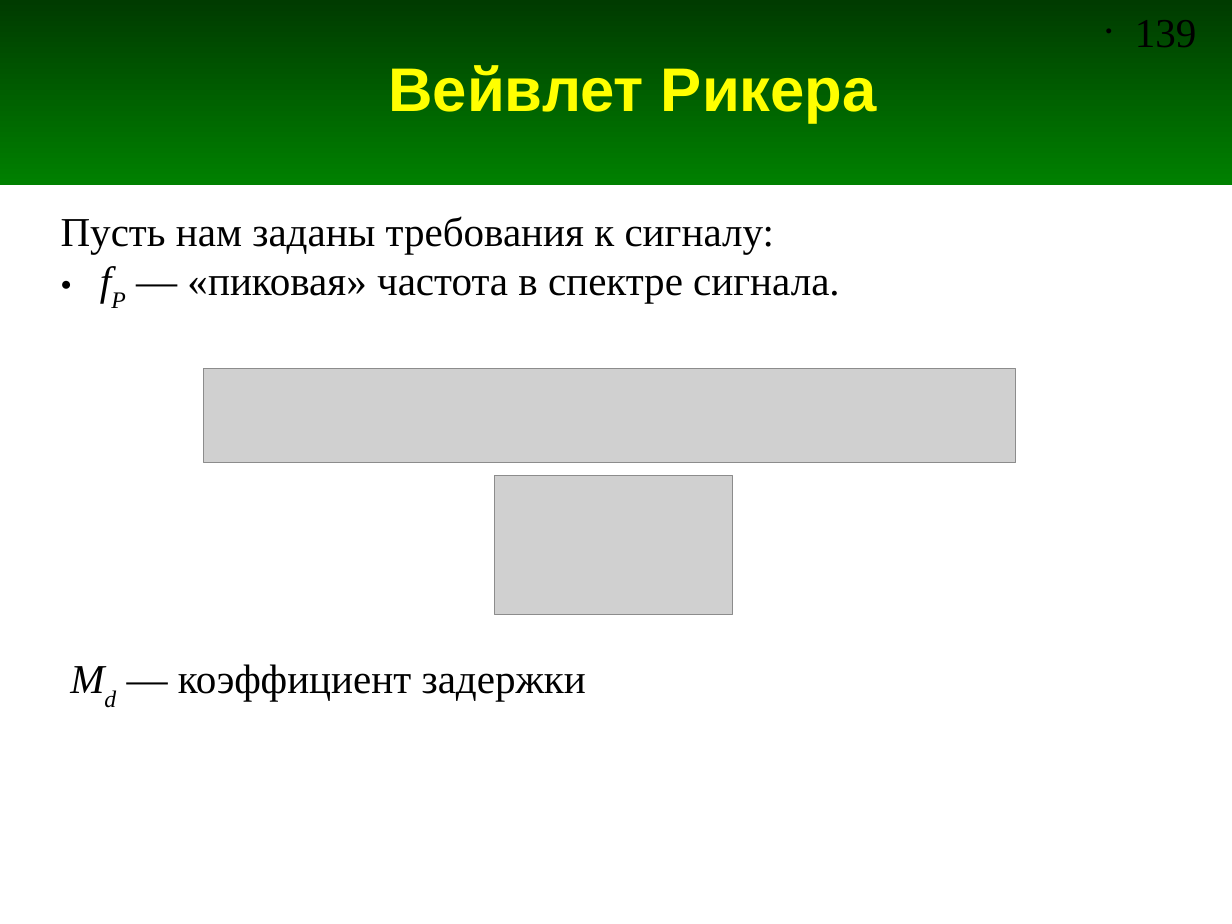
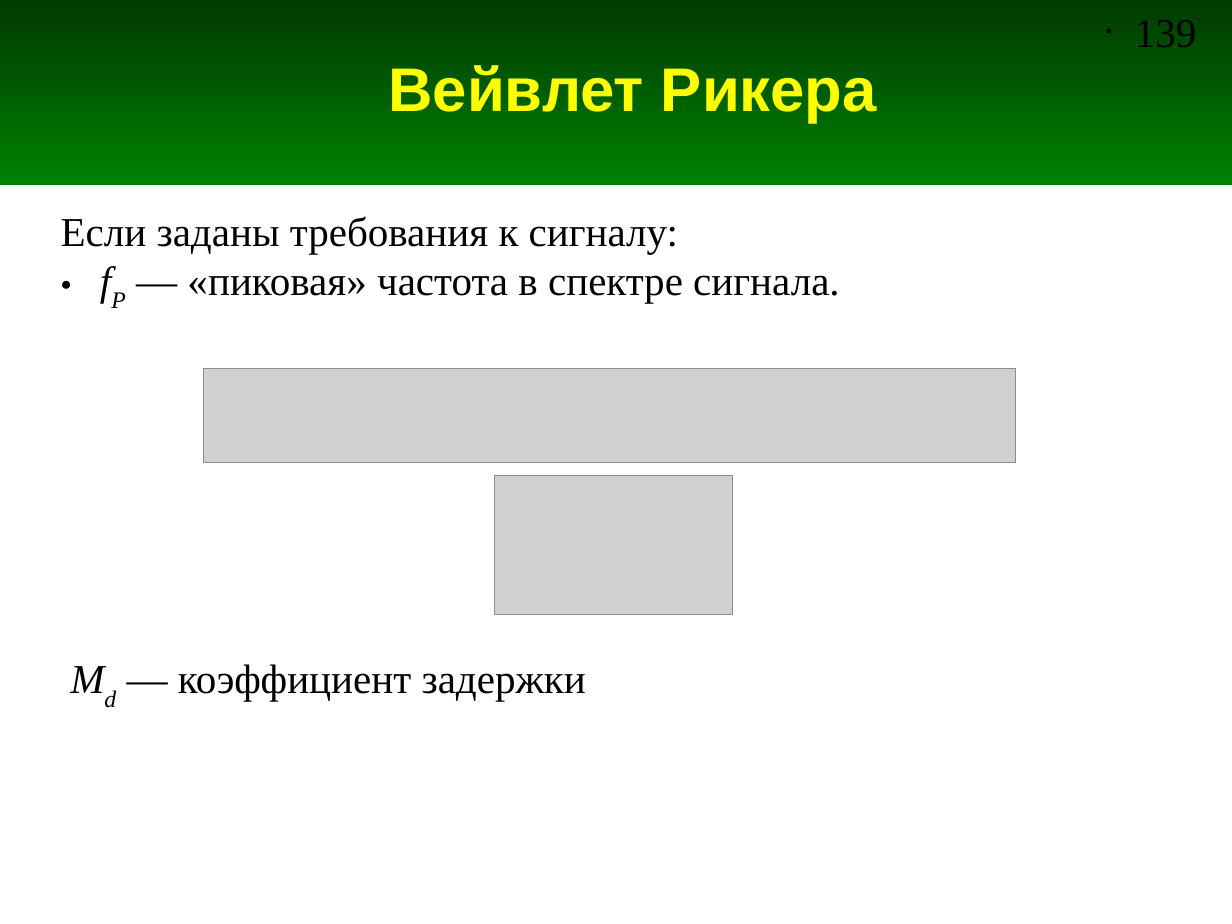
Before and after one commit to andris0147sv/modelling, a slide deck: slide 139 of presentations/2. FDTD.odp. Drawn at 1232x924 pixels with LibreOffice and Linux fonts; fonts in the diff are those of the drawing; grey boxes stand for pictures. Boxes give left, top, right and bottom in pixels: in the first picture for what was removed or moved away, otherwise in the second. Text is boxed around its words. In the diff, an @@ line names an element or a change of style, - is before the commit and + after.

```diff
--- a/presentations/2. FDTD.odp
+++ b/presentations/2. FDTD.odp
@@ text at (x1=61, y1=216, x2=678, y2=253): text changed @@
-Пусть нам заданы требования к сигналу:
+Если заданы требования к сигналу:
```
Also in this commit, not shown: 10 other slides changed.
